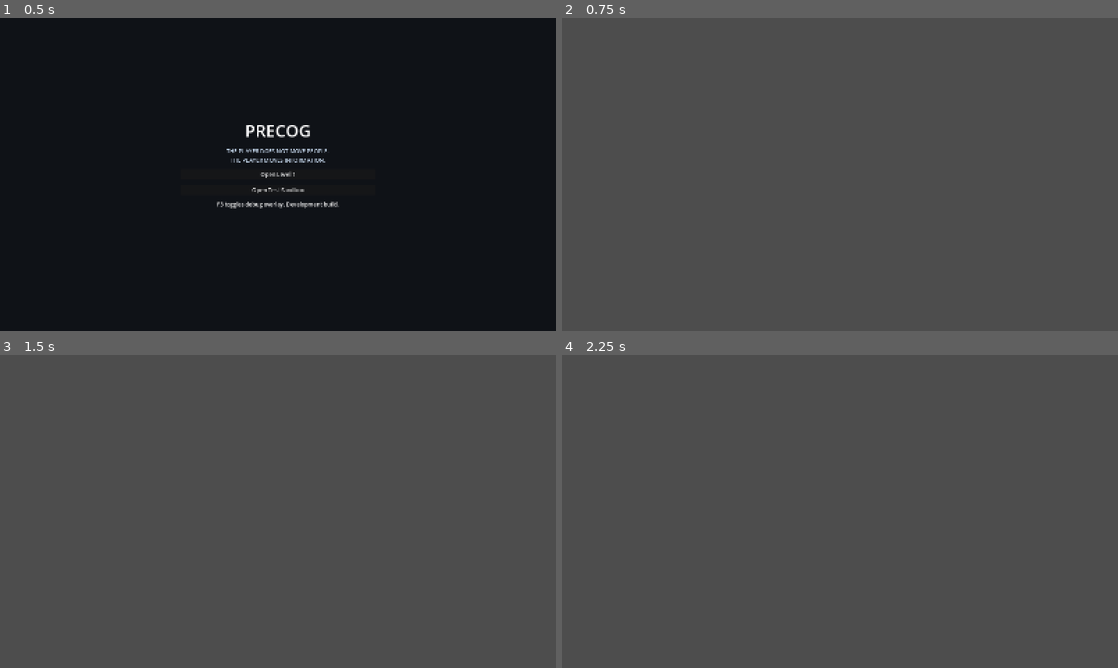
Above: before the commit, frames 1-4 (two rows, left to right).
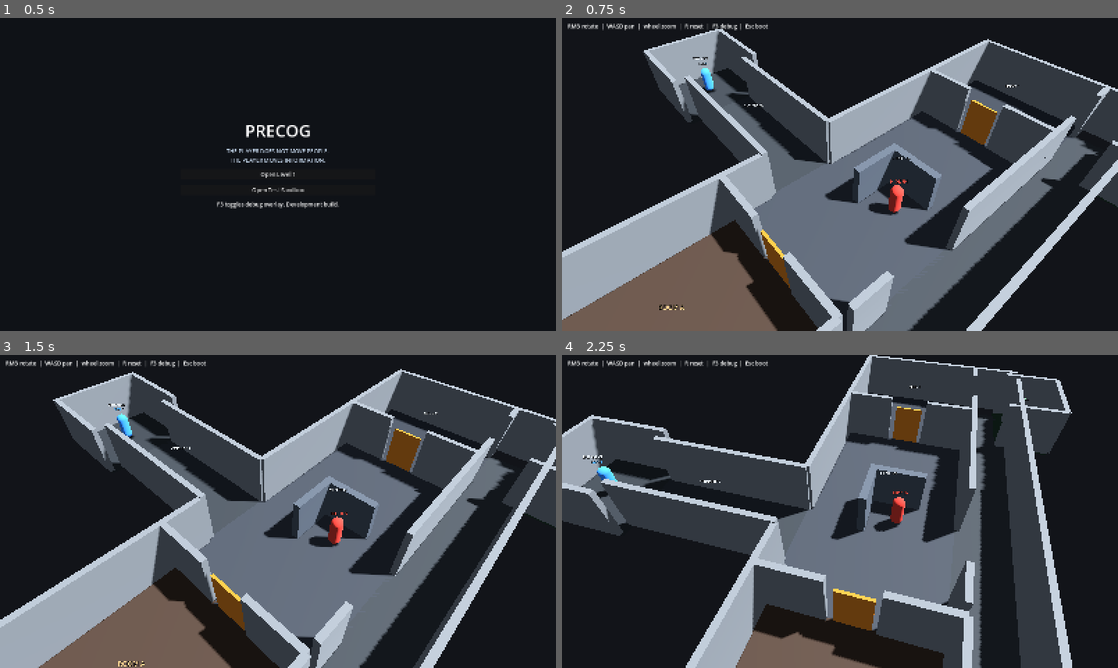
Above: after the commit, the same moments.

Repository: alessandro-bertola/Precog3D
Game: Godot game, scene res://ui/boot.tscn
Two runs of this game, one before a commit and one after it. Both use one fixed random seed, a clock stepped at 60 frames per second and the inputs below.
Inputs (mouse positions are in pixels of both pictures, inside the frame that each line leads up to):
- Up to frame 1 (0.5 s): no input
- Up to frame 2 (0.75 s): click "Open Level 1" at 0.5 s
- Up to frame 3 (1.5 s): tap Enter (ui_accept) at 1.25 s; move the mouse to (400, 495) at 1.27 s; hold Right (ui_right) from 1.28 s (still down); hold Q from 1.28 s (still down); tap R at 1.35 s; click (400, 495) at 1.42 s
- Up to frame 4 (2.25 s): tap Enter (ui_accept) at 1.52 s; release Right (ui_right) at 2 s; release Q at 2 s; drag from (728, 527) to (812, 574) at 2.02 s

Frame 1 is identical in both runs. In frame 2, 99% of the frame differs, in the area x 0-100%, y 0-100%; in frame 3, 99%; in frame 4, 99%.

Commit message:
Phase 2: add readable 3D dollhouse and observation camera.

Diff:
--- /dev/null
+++ b/precog-3d/components/observer_camera.gd
@@ -0,0 +1,107 @@
+class_name ObserverCamera
+extends Node3D
+## Free observation camera. Never issues orders to characters.
+
+@export var pivot: Vector3 = Vector3(1.0, 0.0, 16.0)
+@export var distance: float = 18.0
+@export var yaw: float = -0.7
+@export var pitch: float = -0.85
+@export var min_distance: float = 7.0
+@export var max_distance: float = 32.0
+
+var _cam: Camera3D
+var _dragging := false
+var _panning := false
+var _home_pivot: Vector3
+var _home_distance: float
+var _home_yaw: float
+var _home_pitch: float
+
+func _ready() -> void:
+	_home_pivot = pivot
+	_home_distance = distance
+	_home_yaw = yaw
+	_home_pitch = pitch
+	_cam = Camera3D.new()
+	_cam.name = "Camera3D"
+	_cam.current = true
+	_cam.fov = 50.0
+	add_child(_cam)
+	_apply()
+
+
+func _unhandled_input(event: InputEvent) -> void:
+	if event is InputEventMouseButton:
+		var mb := event as InputEventMouseButton
+		if mb.button_index == MOUSE_BUTTON_RIGHT:
+			_dragging = mb.pressed
+			get_viewport().set_input_as_handled()
+		elif mb.button_index == MOUSE_BUTTON_MIDDLE:
+			_panning = mb.pressed
+			get_viewport().set_input_as_handled()
+		elif mb.pressed and mb.button_index == MOUSE_BUTTON_WHEEL_UP:
+			distance = clampf(distance - 1.2, min_distance, max_distance)
+			_apply()
+			get_viewport().set_input_as_handled()
+		elif mb.pressed and mb.button_index == MOUSE_BUTTON_WHEEL_DOWN:
+			distance = clampf(distance + 1.2, min_distance, max_distance)
+			_apply()
+			get_viewport().set_input_as_handled()
+	elif event is InputEventMouseMotion:
+		var mm := event as InputEventMouseMotion
+		if _dragging:
+			yaw -= mm.relative.x * 0.006
+			pitch = clampf(pitch - mm.relative.y * 0.006, -1.35, -0.25)
+			_apply()
+			get_viewport().set_input_as_handled()
+		elif _panning:
+			var right := Vector3(cos(yaw), 0.0, -sin(yaw))
+			var fwd := Vector3(sin(yaw), 0.0, cos(yaw))
+			pivot += (-right * mm.relative.x + fwd * mm.relative.y) * 0.03
+			_apply()
+			get_viewport().set_input_as_handled()
+	elif event is InputEventKey and event.pressed and not event.echo:
+		if event.keycode == KEY_R or event.keycode == KEY_HOME:
+			reset_view()
+			get_viewport().set_input_as_handled()
+
+
+func _process(delta: float) -> void:
+	var pan := Vector3.ZERO
+	if Input.is_key_pressed(KEY_W):
+		pan.z -= 1.0
+	if Input.is_key_pressed(KEY_S):
+		pan.z += 1.0
+	if Input.is_key_pressed(KEY_A):
+		pan.x -= 1.0
+	if Input.is_key_pressed(KEY_D):
+		pan.x += 1.0
+	if pan != Vector3.ZERO:
+		var right := Vector3(cos(yaw), 0.0, -sin(yaw))
+		var fwd := Vector3(sin(yaw), 0.0, cos(yaw))
+		pivot += (right * pan.x + fwd * pan.z).normalized() * 8.0 * delta
+		_apply()
+	if Input.is_key_pressed(KEY_Q):
+		yaw -= 0.9 * delta
+		_apply()
+	if Input.is_key_pressed(KEY_E):
+		yaw += 0.9 * delta
+		_apply()
+
+
+func reset_view() -> void:
+	pivot = _home_pivot
+	distance = _home_distance
+	yaw = _home_yaw
+	pitch = _home_pitch
+	_apply()
+
+
+func _apply() -> void:
+	var offset := Vector3(
+		sin(yaw) * cos(pitch),
+		-sin(pitch),
+		cos(yaw) * cos(pitch)
+	) * distance
+	_cam.position = pivot + offset
+	_cam.look_at(pivot + Vector3(0, 1.2, 0), Vector3.UP)
--- a/precog-3d/levels/level_1/level_1.gd
+++ b/precog-3d/levels/level_1/level_1.gd
@@ -1,19 +1,42 @@
 extends Node3D
-## Level 1 host scene. Geometry and simulation are added in later phases.
+## Level 1 host. Phase 2: readable diorama and observation camera.
+
+var geometry: LevelGeometry
+var camera: ObserverCamera
 
 func _ready() -> void:
-	if not has_node("Camera3D"):
-		var cam := Camera3D.new()
-		cam.name = "Camera3D"
-		cam.position = Vector3(0, 8, 12)
-		add_child(cam)
-		cam.look_at(Vector3.ZERO, Vector3.UP)
-	if not has_node("Sun"):
-		var light := DirectionalLight3D.new()
-		light.name = "Sun"
-		light.rotation_degrees = Vector3(-50, 35, 0)
-		add_child(light)
+	if has_node("World"):
+		geometry = $World as LevelGeometry
+	else:
+		geometry = LevelGeometry.new()
+		add_child(geometry)
+		geometry.build()
+		geometry.spawn_mannequin(Vector3(0, 0, 2.4), Color(0.25, 0.55, 0.95), "SCALE")
+		geometry.spawn_mannequin(Vector3(2.2, 0, 18.8), Color(0.75, 0.25, 0.22), "HIDDEN")
+		call_deferred("_bake")
+	if not has_node("Observer"):
+		camera = ObserverCamera.new()
+		camera.name = "Observer"
+		add_child(camera)
 	_ensure_overlay()
+	_hint()
+
+
+func _bake() -> void:
+	if geometry:
+		geometry.bake_now()
+
+
+func _hint() -> void:
+	if has_node("Hint"):
+		return
+	var layer := CanvasLayer.new()
+	layer.name = "Hint"
+	add_child(layer)
+	var lab := Label.new()
+	lab.text = "RMB rotate  |  WASD pan  |  wheel zoom  |  R reset  |  F3 debug  |  Esc boot"
+	lab.position = Vector2(16, 12)
+	layer.add_child(lab)
 
 
 func _ensure_overlay() -> void:
--- /dev/null
+++ b/precog-3d/levels/level_1/level_geometry.gd
@@ -0,0 +1,180 @@
+class_name LevelGeometry
+extends NavigationRegion3D
+## Readable dollhouse for Level 1. Rooms, doors, cover, two routes.
+
+const WALL_H := 3.0
+const WALL_T := 0.3
+
+var markers: Dictionary = {}
+
+func build() -> void:
+	name = "World"
+	var nmesh := NavigationMesh.new()
+	nmesh.geometry_parsed_geometry_type = NavigationMesh.PARSED_GEOMETRY_STATIC_COLLIDERS
+	nmesh.agent_radius = 0.38
+	nmesh.agent_height = 1.7
+	nmesh.agent_max_climb = 0.25
+	nmesh.agent_max_slope = 45.0
+	nmesh.cell_size = 0.25
+	nmesh.cell_height = 0.25
+	navigation_mesh = nmesh
+	_environment()
+	_floors()
+	_walls()
+	_cover()
+	_door_panels()
+	_labels()
+
+
+func bake_now() -> void:
+	bake_navigation_mesh()
+
+
+func _environment() -> void:
+	var world := WorldEnvironment.new()
+	var env := Environment.new()
+	env.background_mode = Environment.BG_COLOR
+	env.background_color = Color(0.07, 0.08, 0.1, 1)
+	env.ambient_light_source = Environment.AMBIENT_SOURCE_COLOR
+	env.ambient_light_color = Color(0.5, 0.52, 0.55)
+	env.ambient_light_energy = 0.7
+	env.tonemap_mode = Environment.TONE_MAPPER_FILMIC
+	world.environment = env
+	add_child(world)
+	var sun := DirectionalLight3D.new()
+	sun.rotation_degrees = Vector3(-55, 40, 0)
+	sun.light_energy = 1.15
+	sun.shadow_enabled = true
+	add_child(sun)
+
+
+func _floors() -> void:
+	_box(Vector3(0, -0.1, 2.5), Vector3(5.4, 0.2, 5.2), Color(0.18, 0.2, 0.22), "floor_entrance")
+	_box(Vector3(0, -0.1, 9.5), Vector3(3.8, 0.2, 9.2), Color(0.2, 0.22, 0.24), "floor_corridor")
+	_box(Vector3(3.0, -0.1, 18.0), Vector3(14.4, 0.2, 8.2), Color(0.22, 0.24, 0.27), "floor_central")
+	_box(Vector3(-8.1, -0.1, 18.0), Vector3(8.0, 0.2, 8.2), Color(0.25, 0.2, 0.17), "floor_room_a")
+	_box(Vector3(13.2, -0.1, 18.0), Vector3(6.4, 0.2, 8.2), Color(0.19, 0.21, 0.24), "floor_room_b")
+	_box(Vector3(1.0, -0.1, 23.4), Vector3(28.4, 0.2, 3.0), Color(0.21, 0.23, 0.25), "floor_north")
+	_box(Vector3(13.6, -0.1, 25.8), Vector3(4.6, 0.2, 3.4), Color(0.16, 0.24, 0.19), "floor_exit")
+
+
+func _walls() -> void:
+	var w := Color(0.43, 0.45, 0.47)
+	# Entrance
+	_box(Vector3(0, 1.5, 0.0), Vector3(5.4, WALL_H, WALL_T), w, "w_ent_s")
+	_box(Vector3(-2.7, 1.5, 2.5), Vector3(WALL_T, WALL_H, 5.2), w, "w_ent_w")
+	_box(Vector3(2.7, 1.5, 2.5), Vector3(WALL_T, WALL_H, 5.2), w, "w_ent_e")
+	# Corridor
+	_box(Vector3(-1.9, 1.5, 9.5), Vector3(WALL_T, WALL_H, 9.0), w, "w_cor_w")
+	_box(Vector3(1.9, 1.5, 9.5), Vector3(WALL_T, WALL_H, 9.0), w, "w_cor_e")
+	# Central south, corridor gap x=-1.8..1.8
+	_box(Vector3(-3.15, 1.5, 14.0), Vector3(2.1, WALL_H, WALL_T), w, "w_cen_s_w")
+	_box(Vector3(6.05, 1.5, 14.0), Vector3(8.3, WALL_H, WALL_T), w, "w_cen_s_e")
+	# Central north, gap x=-1.2..2.4 toward north hall
+	_box(Vector3(-2.7, 1.5, 22.0), Vector3(1.8, WALL_H, WALL_T), w, "w_cen_n_w")
+	_box(Vector3(6.3, 1.5, 22.0), Vector3(7.6, WALL_H, WALL_T), w, "w_cen_n_e")
+	# Room A outer
+	_box(Vector3(-12.15, 1.5, 18.0), Vector3(WALL_T, WALL_H, 8.2), w, "w_a_w")
+	_box(Vector3(-8.1, 1.5, 14.0), Vector3(8.0, WALL_H, WALL_T), w, "w_a_s")
+	# Room A north with bypass gap x=-9.4..-6.8
+	_box(Vector3(-11.15, 1.5, 22.0), Vector3(2.0, WALL_H, WALL_T), w, "w_a_n_w")
+	_box(Vector3(-5.4, 1.5, 22.0), Vector3(2.6, WALL_H, WALL_T), w, "w_a_n_e")
+	# Room A east with door gap z=17.2..18.9
+	_box(Vector3(-4.1, 1.5, 15.45), Vector3(WALL_T, WALL_H, 2.9), w, "w_a_e_s")
+	_box(Vector3(-4.1, 1.5, 20.55), Vector3(WALL_T, WALL_H, 2.9), w, "w_a_e_n")
+	# Room B outer
+	_box(Vector3(16.4, 1.5, 18.0), Vector3(WALL_T, WALL_H, 8.2), w, "w_b_e")
+	_box(Vector3(13.2, 1.5, 14.0), Vector3(6.4, WALL_H, WALL_T), w, "w_b_s")
+	# Room B west with door gap
+	_box(Vector3(10.1, 1.5, 15.45), Vector3(WALL_T, WALL_H, 2.9), w, "w_b_w_s")
+	_box(Vector3(10.1, 1.5, 20.55), Vector3(WALL_T, WALL_H, 2.9), w, "w_b_w_n")
+	# Room B north with exit gap x=12.4..15.0
+	_box(Vector3(11.0, 1.5, 22.0), Vector3(1.8, WALL_H, WALL_T), w, "w_b_n_w")
+	_box(Vector3(15.7, 1.5, 22.0), Vector3(1.4, WALL_H, WALL_T), w, "w_b_n_e")
+	# North hall
+	_box(Vector3(1.0, 1.5, 24.9), Vector3(28.6, WALL_H, WALL_T), w, "w_nh_n")
+	_box(Vector3(-12.2, 1.5, 23.4), Vector3(WALL_T, WALL_H, 3.0), w, "w_nh_w")
+	_box(Vector3(16.4, 1.5, 23.4), Vector3(WALL_T, WALL_H, 3.0), w, "w_nh_e")
+	# Secondary exit
+	_box(Vector3(11.3, 1.5, 25.8), Vector3(WALL_T, WALL_H, 3.4), w, "w_ex_w")
+	_box(Vector3(15.9, 1.5, 25.8), Vector3(WALL_T, WALL_H, 3.4), w, "w_ex_e")
+	_box(Vector3(13.6, 1.5, 27.5), Vector3(4.6, WALL_H, WALL_T), w, "w_ex_n")
+
+
+func _cover() -> void:
+	var c := Color(0.3, 0.33, 0.37)
+	_box(Vector3(2.5, 1.15, 17.1), Vector3(2.8, 2.3, 0.4), c, "cover_front")
+	_box(Vector3(3.7, 1.15, 18.5), Vector3(0.4, 2.3, 2.8), c, "cover_side")
+	markers["blind"] = Vector3(2.2, 0.0, 18.8)
+
+
+func _door_panels() -> void:
+	markers["door_a"] = Vector3(-4.1, 1.2, 18.05)
+	_box(Vector3(-4.1, 1.2, 18.05), Vector3(0.14, 2.4, 1.65), Color(0.74, 0.46, 0.16), "door_a_panel")
+	markers["door_b"] = Vector3(10.1, 1.2, 18.05)
+	_box(Vector3(10.1, 1.2, 18.05), Vector3(0.14, 2.4, 1.65), Color(0.74, 0.46, 0.16), "door_b_panel")
+
+
+func _labels() -> void:
+	_mark("ENTRANCE", Vector3(0, 2.45, 2.3), Color(0.85, 0.9, 0.95))
+	_mark("CORRIDOR", Vector3(0, 2.45, 9.5), Color(0.85, 0.9, 0.95))
+	_mark("CENTRAL", Vector3(3.2, 2.45, 18.0), Color(0.85, 0.9, 0.95))
+	_mark("ROOM A", Vector3(-8.0, 2.45, 18.0), Color(0.95, 0.72, 0.45))
+	_mark("ROOM B", Vector3(13.2, 2.45, 18.0), Color(0.85, 0.9, 0.95))
+	_mark("EXIT", Vector3(13.6, 2.45, 25.6), Color(0.5, 0.92, 0.62))
+	markers["entrance"] = Vector3(0, 0, 2.4)
+	markers["room_a"] = Vector3(-8.0, 0, 18.0)
+	markers["room_b"] = Vector3(13.2, 0, 18.0)
+	markers["central"] = Vector3(3.0, 0, 18.0)
+	markers["exit"] = Vector3(13.6, 0, 25.8)
+	markers["corridor"] = Vector3(0, 0, 9.5)
+
+
+func spawn_mannequin(at: Vector3, color: Color, label: String) -> MeshInstance3D:
+	var mesh := MeshInstance3D.new()
+	var cap := CapsuleMesh.new()
+	cap.radius = 0.32
+	cap.height = 1.7
+	mesh.mesh = cap
+	mesh.position = at + Vector3(0, 0.9, 0)
+	var mat := StandardMaterial3D.new()
+	mat.albedo_color = color
+	mesh.material_override = mat
+	add_child(mesh)
+	_mark(label, at + Vector3(0, 2.15, 0), color)
+	return mesh
+
+
+func _box(center: Vector3, size: Vector3, color: Color, node_name: String) -> StaticBody3D:
+	var body := StaticBody3D.new()
+	body.name = node_name
+	body.position = center
+	body.collision_layer = Conventions.LAYER_WORLD
+	body.collision_mask = 0
+	var col := CollisionShape3D.new()
+	var shape := BoxShape3D.new()
+	shape.size = size
+	col.shape = shape
+	body.add_child(col)
+	var mi := MeshInstance3D.new()
+	var box := BoxMesh.new()
+	box.size = size
+	mi.mesh = box
+	var mat := StandardMaterial3D.new()
+	mat.albedo_color = color
+	mat.roughness = 0.82
+	mi.material_override = mat
+	body.add_child(mi)
+	add_child(body)
+	return body
+
+
+func _mark(text: String, pos: Vector3, color: Color) -> void:
+	var lab := Label3D.new()
+	lab.text = text
+	lab.position = pos
+	lab.font_size = 42
+	lab.modulate = color
+	lab.billboard = BaseMaterial3D.BILLBOARD_ENABLED
+	lab.outline_size = 6
+	add_child(lab)
Not shown, added: precog-3d/components/observer_camera.gd.uid
Not shown, added: precog-3d/levels/level_1/level_geometry.gd.uid
